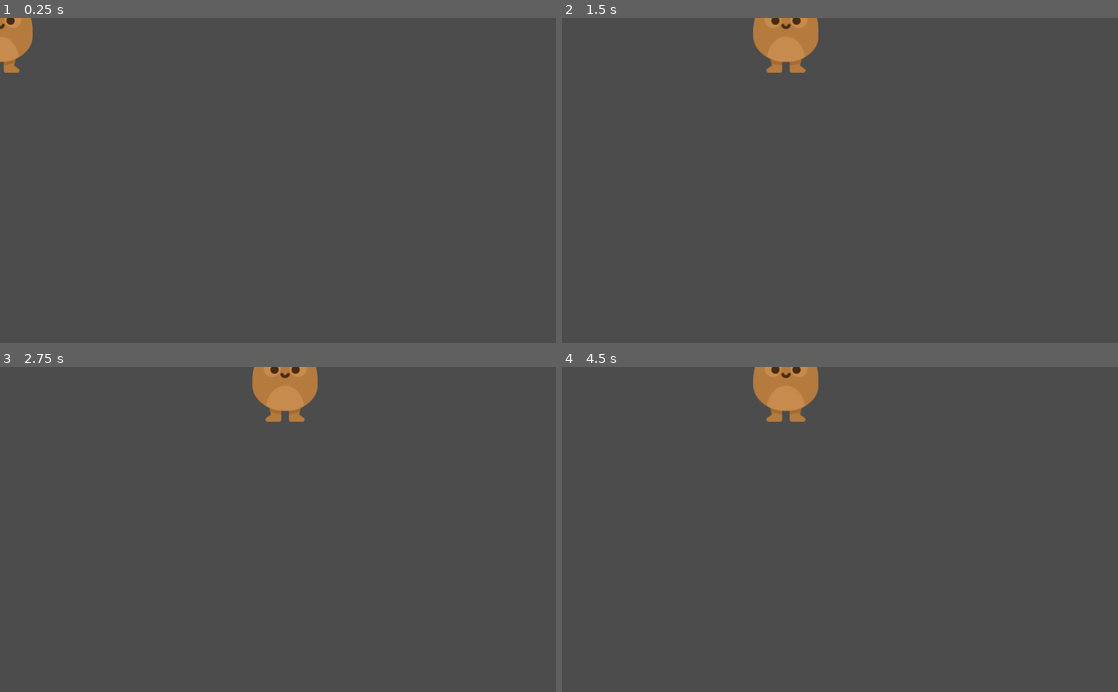
Above: before the commit, frames 1-4 (two rows, left to right).
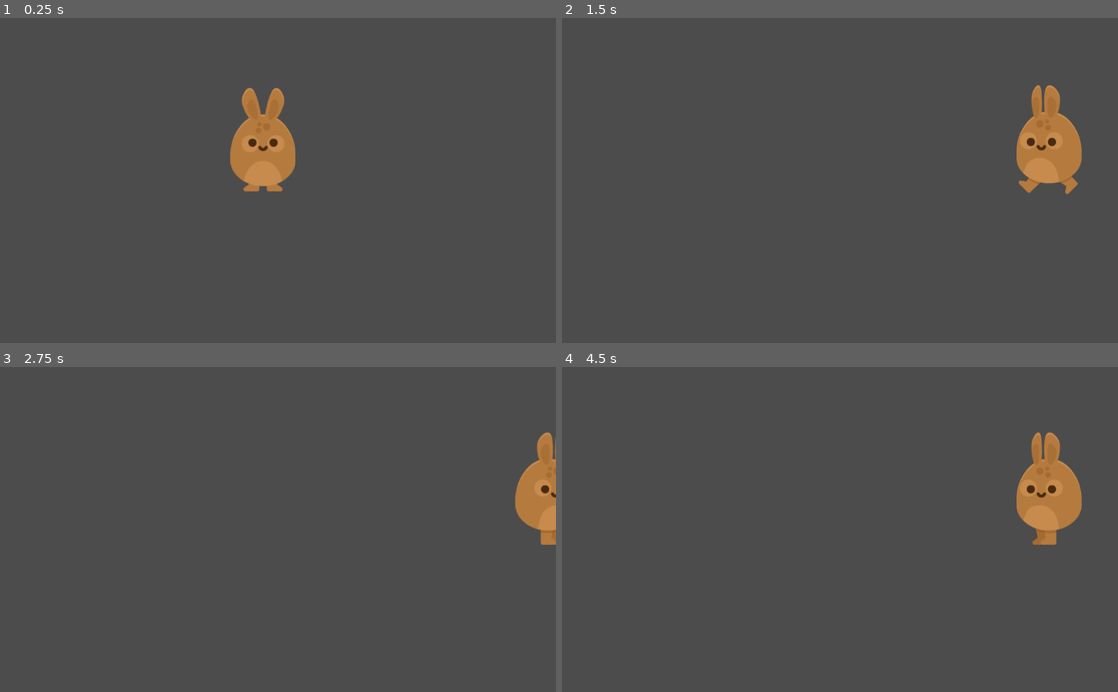
Above: after the commit, the same moments.

Repository: kalakian/DiscoveringGodot_old
Game: Godot game, scene res://Scenes/Player.tscn
The game is run twice, just before and just after one commit, with the same random seed, the same clock (stepped at 60 frames per second) and the same inputs.
Inputs:
- Up to frame 1 (0.25 s): no input
- Up to frame 2 (1.5 s): hold Right (right) 0.53-1.28 s; hold Left (left) from 1.28 s (still down)
- Up to frame 3 (2.75 s): release Left (left) at 2.03 s; hold Right (right) from 2.03 s (still down)
- Up to frame 4 (4.5 s): release Right (right) at 3.53 s; hold Left (left) from 3.53 s (still down)

The runs differ from the first frame. In frame 1, 3.4% of the frame differs, in the area x 0-54%, y 0-54%; in frame 2, 4.2%, in the area x 34-94%, y 0-55%; in frame 3, 3.3%; in frame 4, 4.2%.

Commit message:
3_Hoppy_Days: Animated Bunny
- The Bunny (Player) is now animated while idle or moving

Diff:
--- a/3_Hoppy_Days/Scenes/Player.tscn
+++ b/3_Hoppy_Days/Scenes/Player.tscn
@@ -1,7 +1,36 @@
-[gd_scene load_steps=4 format=2]
+[gd_scene load_steps=10 format=2]
 
 [ext_resource path="res://Scripts/Player.gd" type="Script" id=1]
 [ext_resource path="res://GFX/Players/bunny1_stand.png" type="Texture" id=2]
+[ext_resource path="res://GFX/Players/bunny1_ready.png" type="Texture" id=3]
+[ext_resource path="res://GFX/Players/bunny1_hurt.png" type="Texture" id=4]
+[ext_resource path="res://GFX/Players/bunny1_jump.png" type="Texture" id=5]
+[ext_resource path="res://GFX/Players/bunny1_walk1.png" type="Texture" id=6]
+[ext_resource path="res://GFX/Players/bunny1_walk2.png" type="Texture" id=7]
+
+[sub_resource type="SpriteFrames" id=2]
+
+animations = [ {
+"frames": [ ExtResource( 2 ), ExtResource( 3 ) ],
+"loop": true,
+"name": "idle",
+"speed": 3.0
+}, {
+"frames": [ ExtResource( 4 ) ],
+"loop": true,
+"name": "hurt",
+"speed": 5.0
+}, {
+"frames": [ ExtResource( 5 ) ],
+"loop": true,
+"name": "jump",
+"speed": 5.0
+}, {
+"frames": [ ExtResource( 6 ), ExtResource( 7 ) ],
+"loop": true,
+"name": "run",
+"speed": 7.0
+} ]
 
 [sub_resource type="CapsuleShape2D" id=1]
 
@@ -11,6 +40,7 @@
 
 [node name="Player" type="KinematicBody2D" index="0"]
 
+position = Vector2( 484.422, 224.201 )
 input_pickable = false
 collision_layer = 1
 collision_mask = 1
@@ -20,9 +50,11 @@
 "_edit_group_": true
 }
 
-[node name="Sprite" type="Sprite" parent="." index="0"]
+[node name="AnimatedSprite" type="AnimatedSprite" parent="." index="0"]
 
-texture = ExtResource( 2 )
+frames = SubResource( 2 )
+animation = "idle"
+frame = 1
 
 [node name="CollisionShape2D" type="CollisionShape2D" parent="." index="1"]
 
--- a/3_Hoppy_Days/Scripts/Player.gd
+++ b/3_Hoppy_Days/Scripts/Player.gd
@@ -11,5 +11,14 @@
 		motion.x += SPEED
 	if Input.is_action_pressed("left"):
 		motion.x -= SPEED
+	move_and_slide(motion)
 
-	move_and_slide(motion)
+	if motion.x > 0:
+		$AnimatedSprite.play("run")
+		$AnimatedSprite.flip_h = false
+	elif motion.x < 0:
+		$AnimatedSprite.play("run")
+		$AnimatedSprite.flip_h = true
+	else:
+		$AnimatedSprite.play("idle")
+		$AnimatedSprite.flip_h = false
